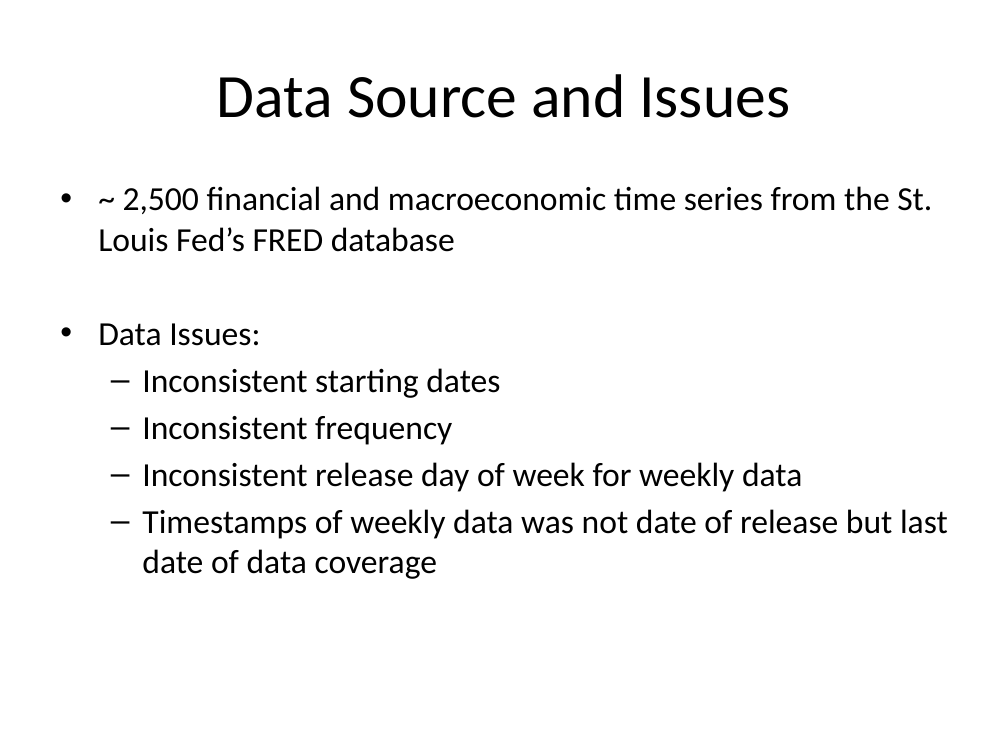
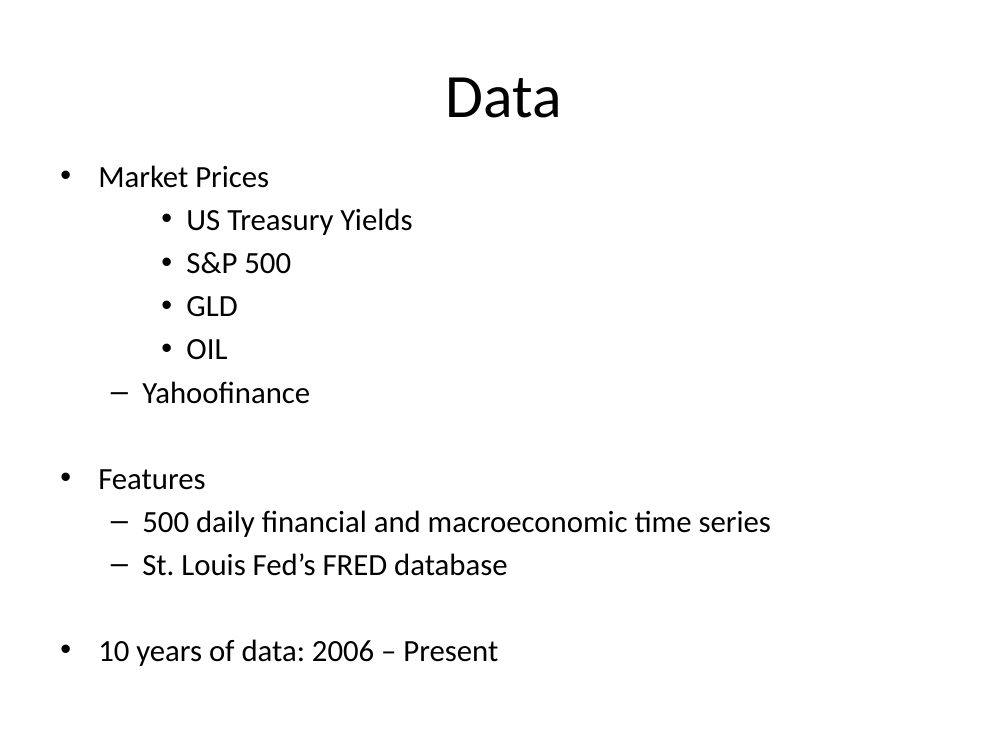
Before and after one commit to wilkung/Predicting_Markets_with_Neural_Nets, a slide deck: slide 5 of Kojack_Presentation.pptx. Drawn at 1008x756 pixels with LibreOffice and Linux fonts; fonts in the diff are those of the drawing. Boxes give left, top, right and bottom in pixels: in the first picture for what was removed or moved away, otherwise in the second. Text is boxed around its words. In the diff, an @@ line names an element or a change of style, - is before the commit and + after.

```diff
--- a/Kojack_Presentation.pptx
+++ b/Kojack_Presentation.pptx
@@ title at (x1=446, y1=77, x2=562, y2=118): text changed @@
-Data Source and Issues
+Data
@@ text at (x1=98, y1=165, x2=771, y2=666): text changed; size 24 to 22 pt @@
-• ~ 2,500 financial and macroeconomic time series from the St. Louis Fed’s FRED database
-• Data Issues:
-  – Inconsistent starting dates
-  – Inconsistent frequency
-  – Inconsistent release day of week for weekly data
-  – Timestamps of weekly data was not date of release but last date of data coverage
+• Market Prices
+    • US Treasury Yields
+    • S&P 500
+    • GLD
+    • OIL
+  – Yahoofinance
+• Features
+  – 500 daily financial and macroeconomic time series
+  – St. Louis Fed’s FRED database
+• 10 years of data: 2006 – Present
```
Also in this commit, not shown: 8 other slides changed, 6 slides added, 5 slides removed, 10 other files.
